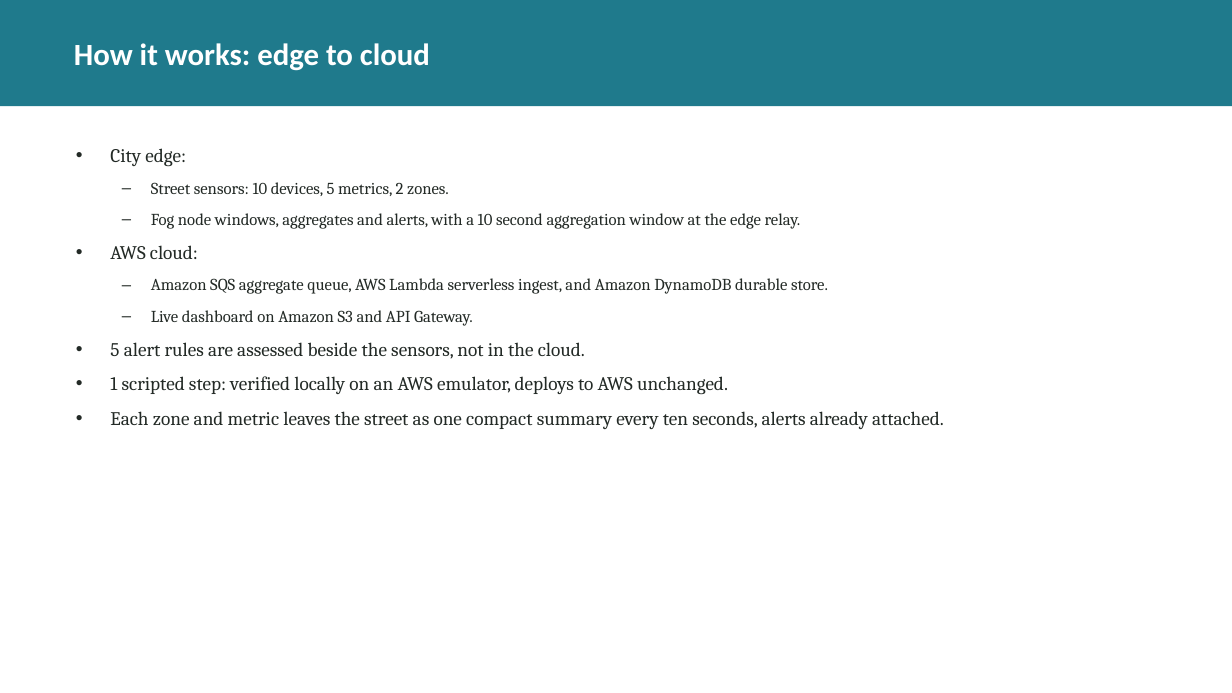
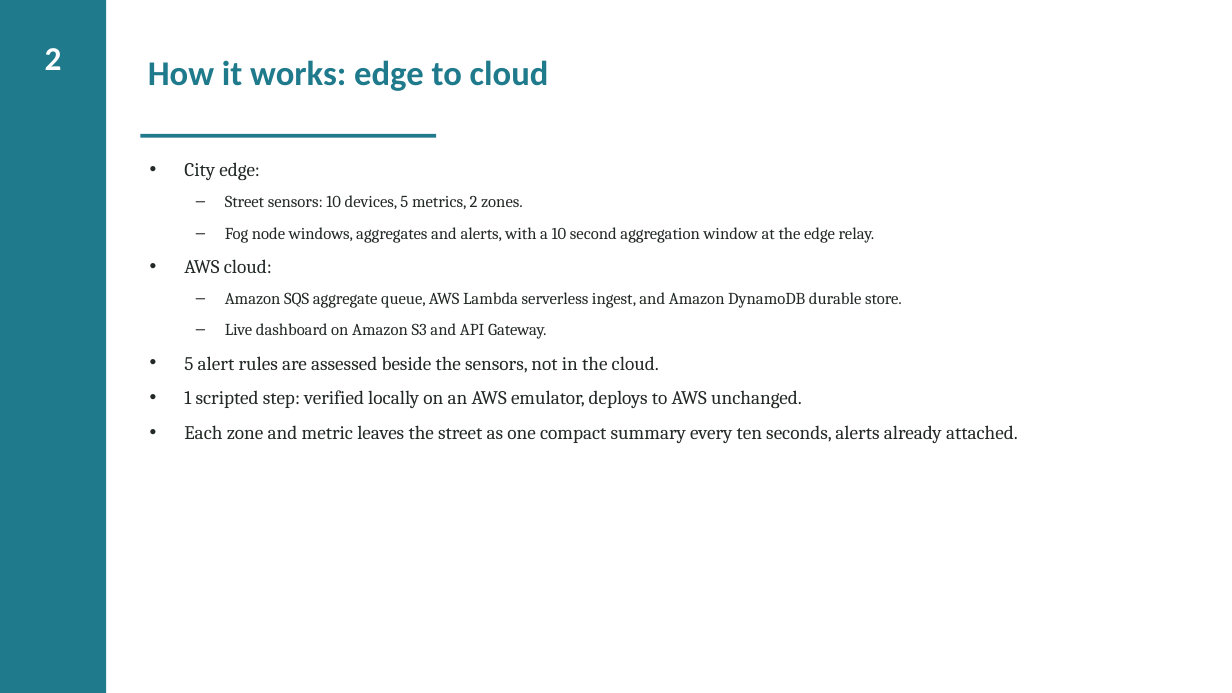
Before and after one commit to valletivarish/FEC_version_2, a slide deck: slide 3 of ppt/X25100963_smart-city-monitoring.pptx. Drawn at 1232x693 pixels with LibreOffice and Linux fonts; fonts in the diff are those of the drawing. Boxes give left, top, right and bottom in pixels: in the first picture for what was removed or moved away, otherwise in the second. Text is boxed around its words. In the diff, an @@ line names an element or a change of style, - is before the commit and + after.

Commit message:
Move Hassan's project 04 deck to unique sidebarL layout (was band, shared with Nithin's deck); now no deck shares its layout with his

```diff
--- a/ppt/X25100963_smart-city-monitoring.pptx
+++ b/ppt/X25100963_smart-city-monitoring.pptx
@@ rectangle: place and size @@
-rectangle at box(0, 0, 1232, 106)
+rectangle at box(0, 0, 106, 693)
@@ text added at box(45, 48, 62, 70), 26 pt, text #FFFFFF, bold @@
+2
@@ title "How it works: edge to ...": place and size @@
-title "How it works: edge to ..." at box(74, 43, 430, 71)
+title "How it works: edge to ..." at box(148, 60, 549, 91)
@@ title "How it works: edge to ..." at box(148, 60, 549, 91): size 24 to 27 pt, text colour #FFFFFF to #1F7A8C; vertical alignment middle to top @@
@@ rectangle added at box(140, 134, 436, 138), fill #1F7A8C @@
@@ text "City edge:": place and size @@
-text "City edge:" at box(110, 148, 944, 429)
+text "City edge:" at box(184, 162, 1018, 443)
```
Also in this commit, not shown: 4 other slides changed.
